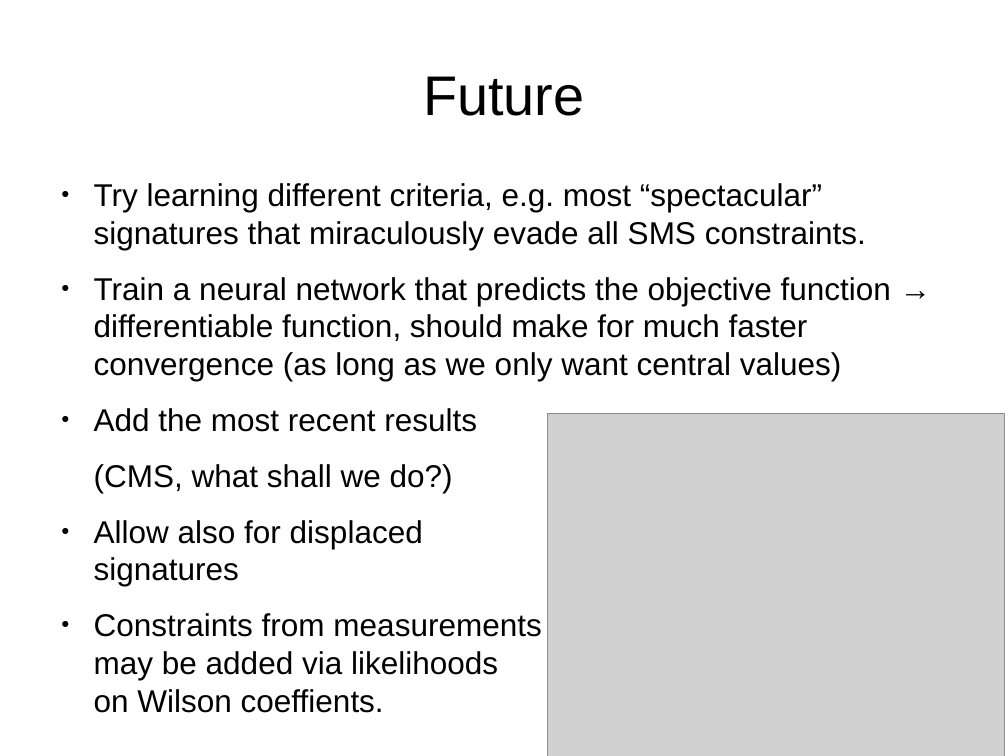
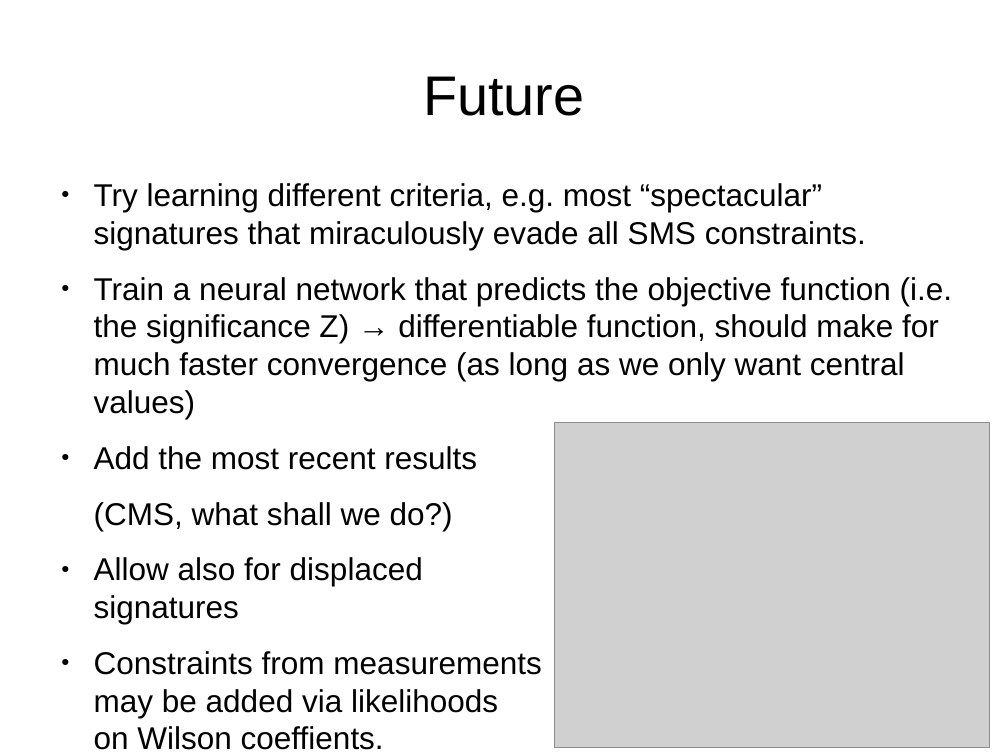
Before and after one commit to SModelS/smodels-utils, a slide deck: slide 13 of combinations/amb.odp (slide 9 before the commit). Drawn at 1008x756 pixels with LibreOffice and Linux fonts; fonts in the diff are those of the drawing; grey boxes stand for pictures. Boxes give left, top, right and bottom in pixels: in the first picture for what was removed or moved away, otherwise in the second. Text is boxed around its words. In the diff, an @@ line names an element or a change of style, - is before the commit and + after.

Commit message:
finished talk

```diff
--- a/combinations/amb.odp
+++ b/combinations/amb.odp
@@ text at [94, 277, 952, 419]: text changed @@
-● Train a neural network that predicts the objective function → differentiable function, should make for much faster convergence (as long as we only want central values)
+● Train a neural network that predicts the objective function (i.e. the significance Z) → differentiable function, should make for much faster convergence (as long as we only want central values)
@@ picture: place and size @@
-picture at [548, 414, 1005, 756]
+picture at [555, 423, 990, 748]
```
Also in this commit, not shown: 6 other slides changed, 9 slides added, 2 other files.
